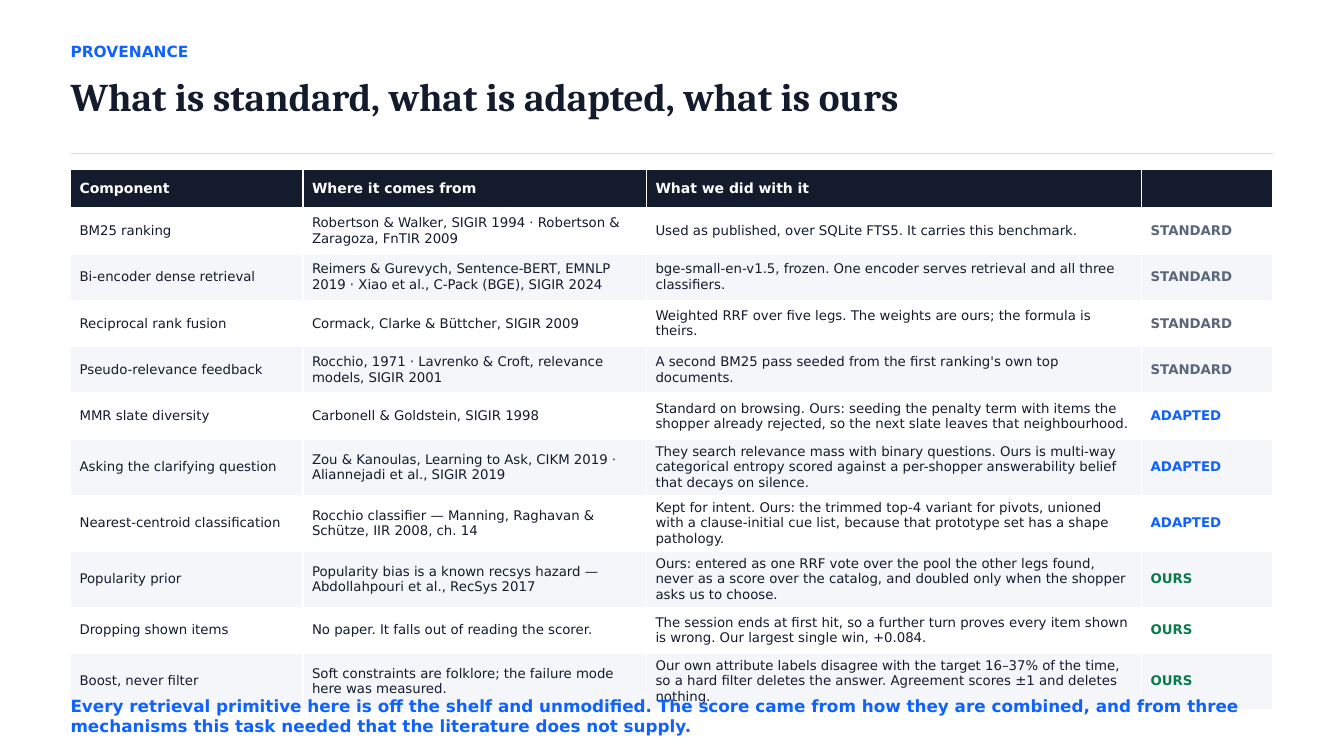
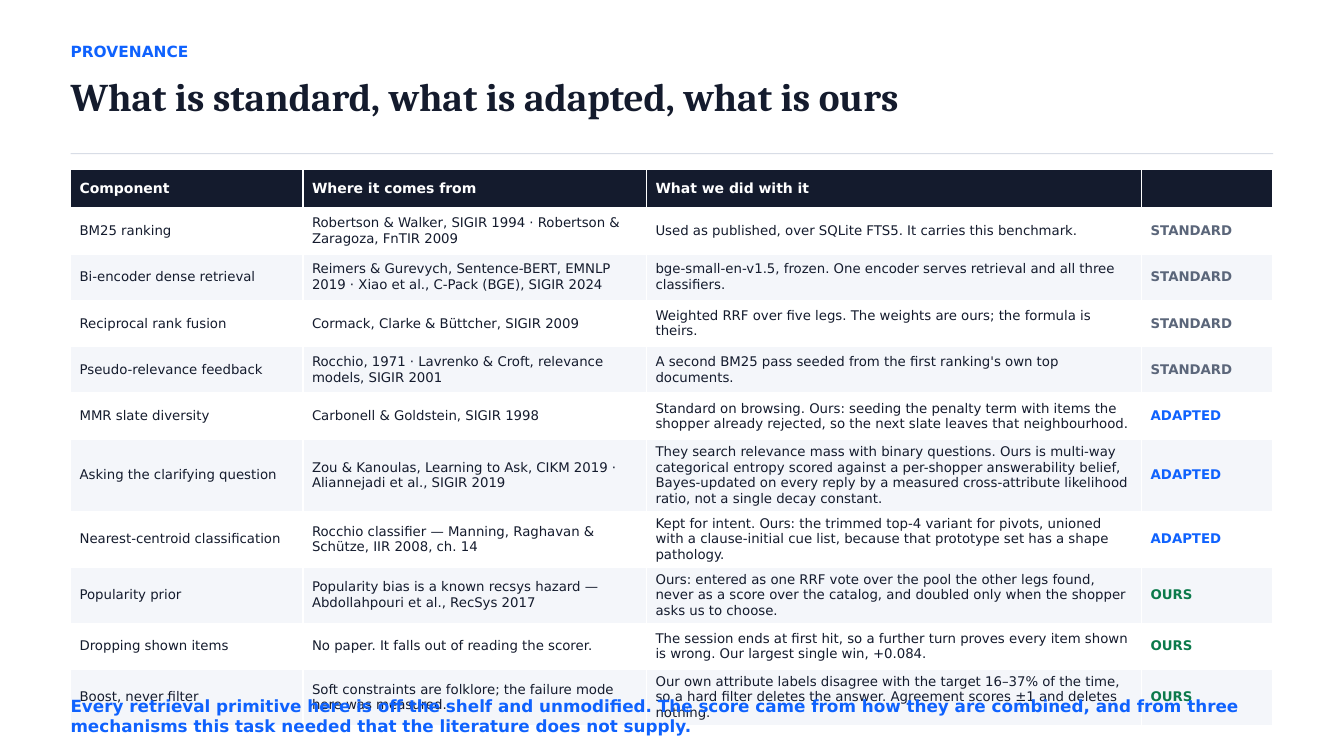
Before and after one commit to kxphan05/Spider-Rank, a slide deck: slide 9 of dist/techjam_track4.pptx. Drawn at 1344x756 pixels with LibreOffice and Linux fonts; fonts in the diff are those of the drawing. Boxes give left, top, right and bottom in pixels: in the first picture for what was removed or moved away, otherwise in the second. Text is boxed around its words. In the diff, an @@ line names an element or a change of style, - is before the commit and + after.

```diff
--- a/dist/techjam_track4.pptx
+++ b/dist/techjam_track4.pptx
@@ table at bbox=[71, 169, 1273, 724] @@
-row 7, column 3: They search relevance mass with binary questions. Ours is multi-way categorical entropy scored against a per-shopper answerability belief that decays on silence.
+row 7, column 3: They search relevance mass with binary questions. Ours is multi-way categorical entropy scored against a per-shopper answerability belief, Bayes-updated on every reply by a measured cross-attribute likelihood ratio, not a single decay constant.
```
Also in this commit, not shown: 2 other slides changed, 1 slide added, 6 other files.
